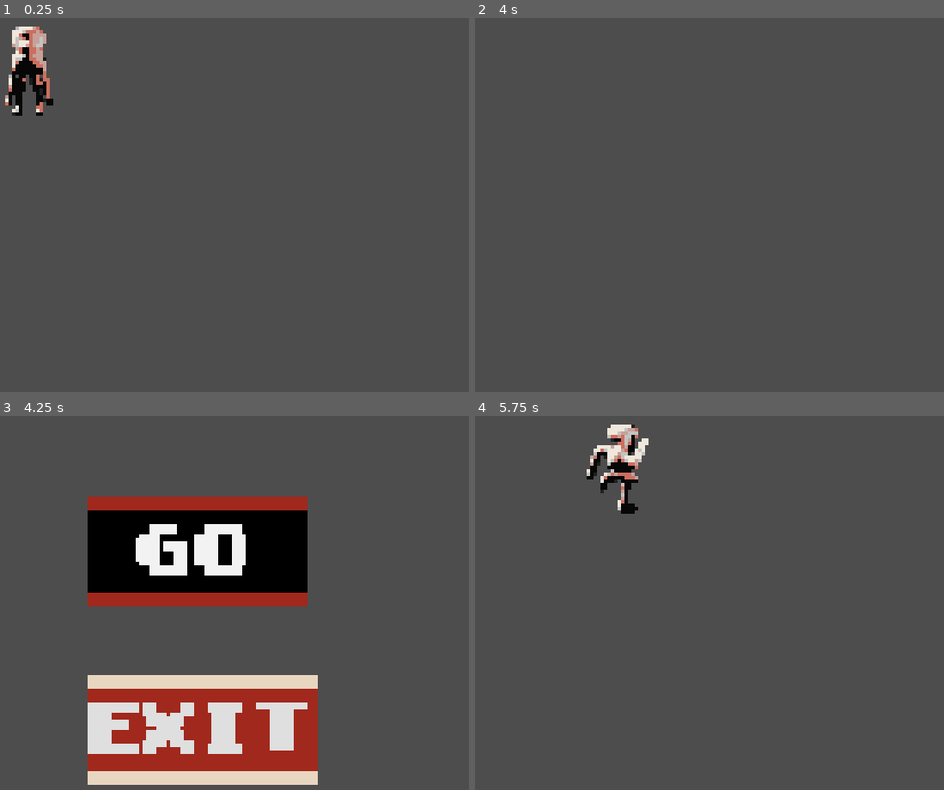
Above: before the commit, frames 1-4 (two rows, left to right).
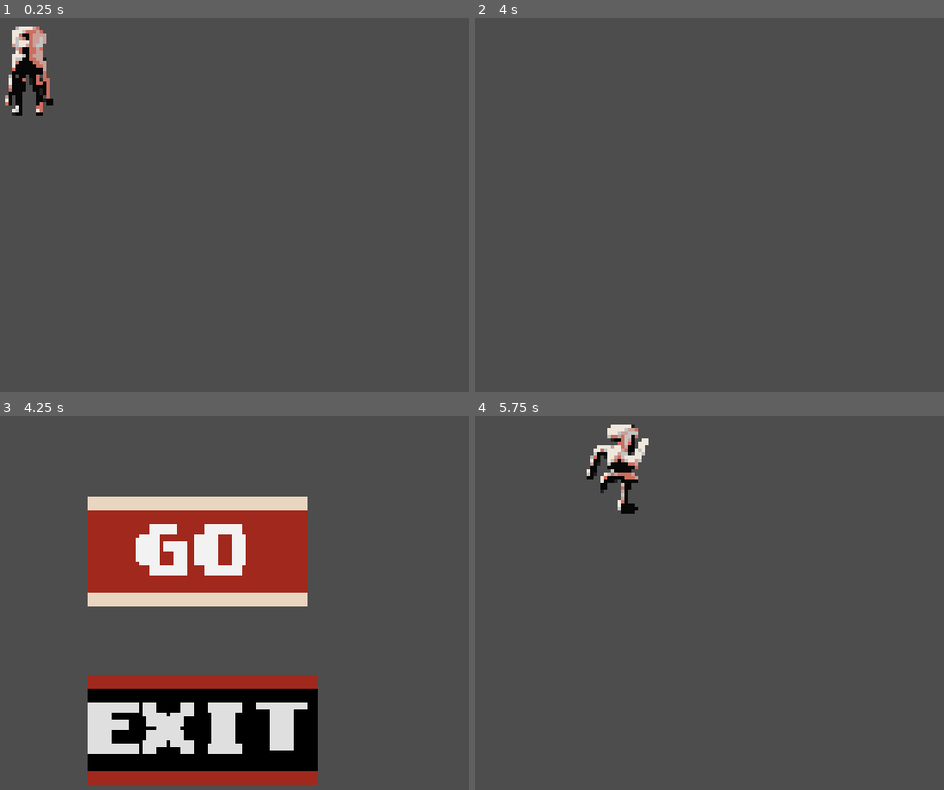
Above: after the commit, the same moments.

Repository: Arsen-PhylJoy/GBJam-11-BCPSW
Game: Godot game, scene res://Menu_System/Scenes/test_scene.tscn
Same seed, same stepped clock (60 frames per second), same inputs: the game is played once before the commit and once after it. This scene is started directly instead of the project's main scene.
Inputs:
- Up to frame 1 (0.25 s): no input
- Up to frame 2 (4 s): tap Enter (start) at 0.5, 1.25, 2, 2.75, 2.85 s; hold Right (dpad_right) 0.53-2.03 s; tap Z (a) at 0.6, 1.35, 2.3, 3.05, 3.6 s; hold Left (dpad_left) from 2.03 s (still down); tap X (b) at 2.1 s
- Up to frame 3 (4.25 s): keep holding Left (dpad_left); tap Space (pause) at 4.15 s
- Up to frame 4 (5.75 s): release Left (dpad_left) at 4.25 s; click "GO" at 4.25 s; tap Enter (start) at 5 s; hold Right (dpad_right) from 5.03 s (still down); tap Z (a) at 5.1 s

Frames 1-2 are identical in both runs. In frame 3, 22% of the frame differs, in the area x 18-68%, y 21-99%; in frame 4, nothing differs.
Error in both runs: Attempt to call function 'stop' in base 'null instance' on a null instance. (res://Menu_System/Scripts/player.gd:69)

Commit message:
reverse button styles

Diff:
--- a/Menu_System/Scenes/pause_screen.tscn
+++ b/Menu_System/Scenes/pause_screen.tscn
@@ -21,10 +21,10 @@
 offset_right = 112.0
 offset_bottom = 64.0
 theme = ExtResource("2_w3fyu")
-theme_override_styles/normal = ExtResource("3_fdjt5")
-theme_override_styles/hover = ExtResource("4_0xdf8")
-theme_override_styles/pressed = ExtResource("4_0xdf8")
-theme_override_styles/focus = ExtResource("4_0xdf8")
+theme_override_styles/normal = ExtResource("4_0xdf8")
+theme_override_styles/hover = ExtResource("3_fdjt5")
+theme_override_styles/pressed = ExtResource("3_fdjt5")
+theme_override_styles/focus = ExtResource("3_fdjt5")
 text = "GO"
 script = ExtResource("2_a27d5")
 
@@ -35,10 +35,10 @@
 offset_right = 112.0
 offset_bottom = 116.0
 theme = ExtResource("2_w3fyu")
-theme_override_styles/normal = ExtResource("3_fdjt5")
-theme_override_styles/hover = ExtResource("4_0xdf8")
-theme_override_styles/pressed = ExtResource("4_0xdf8")
-theme_override_styles/focus = ExtResource("4_0xdf8")
+theme_override_styles/normal = ExtResource("4_0xdf8")
+theme_override_styles/hover = ExtResource("3_fdjt5")
+theme_override_styles/pressed = ExtResource("3_fdjt5")
+theme_override_styles/focus = ExtResource("3_fdjt5")
 text = "EXIT"
 
 [node name="PauseTimer" type="Timer" parent="."]
